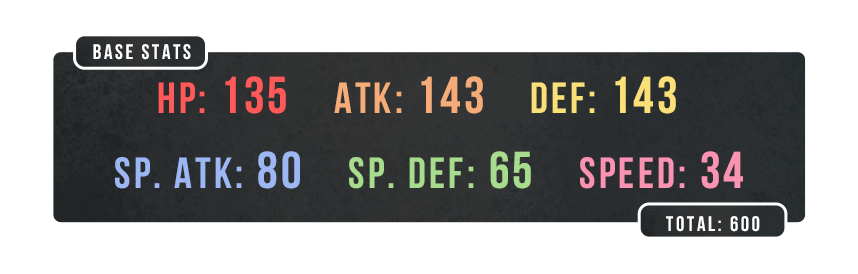
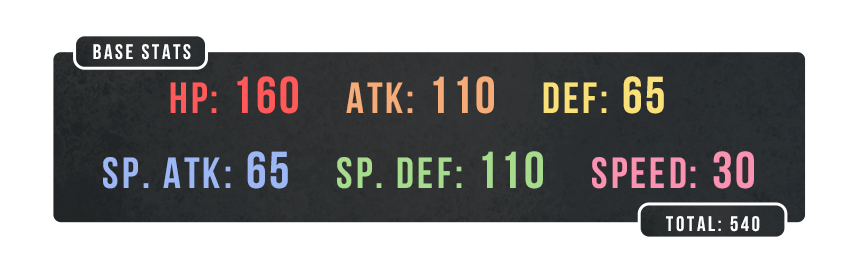
Before/after of a (858, 274) layered artwork. What changed in the layer stack:
renamed "TOTAL: 600" to "TOTAL: 540", painted on it over (x1=730, y1=216, x2=749, y2=232)
renamed "HP: 135 Atk: 143 Def: 143 Sp. Atk: 80 Sp. Def: 65" to "HP: 160 Atk: 110 Def: 65 Sp. Atk: 65 Sp. Def: 110", painted on it over (x1=103, y1=76, x2=754, y2=189)
